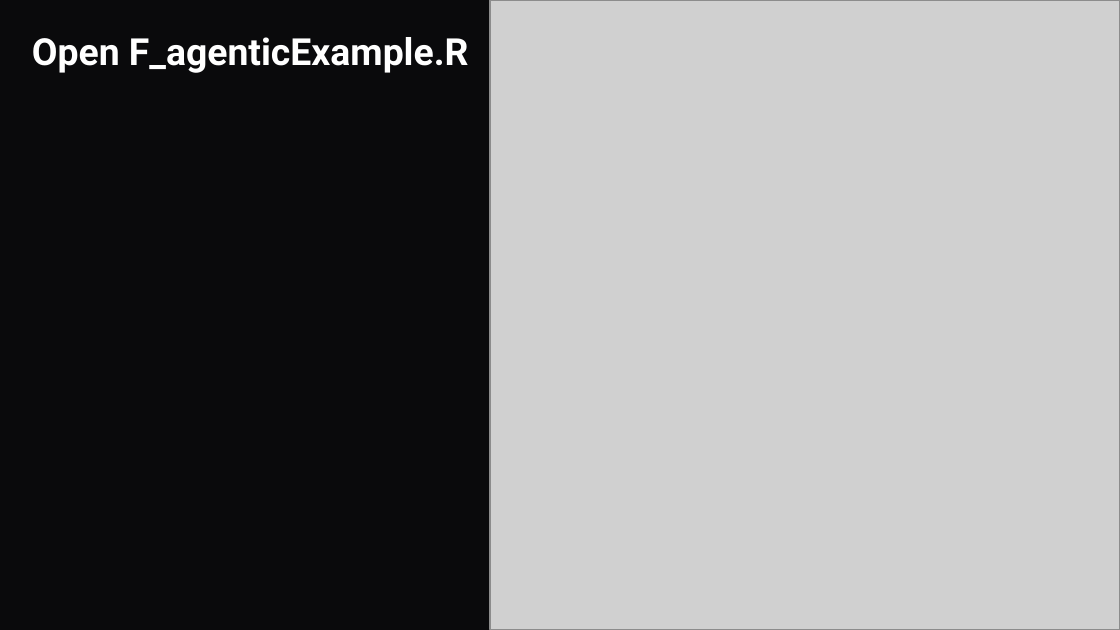
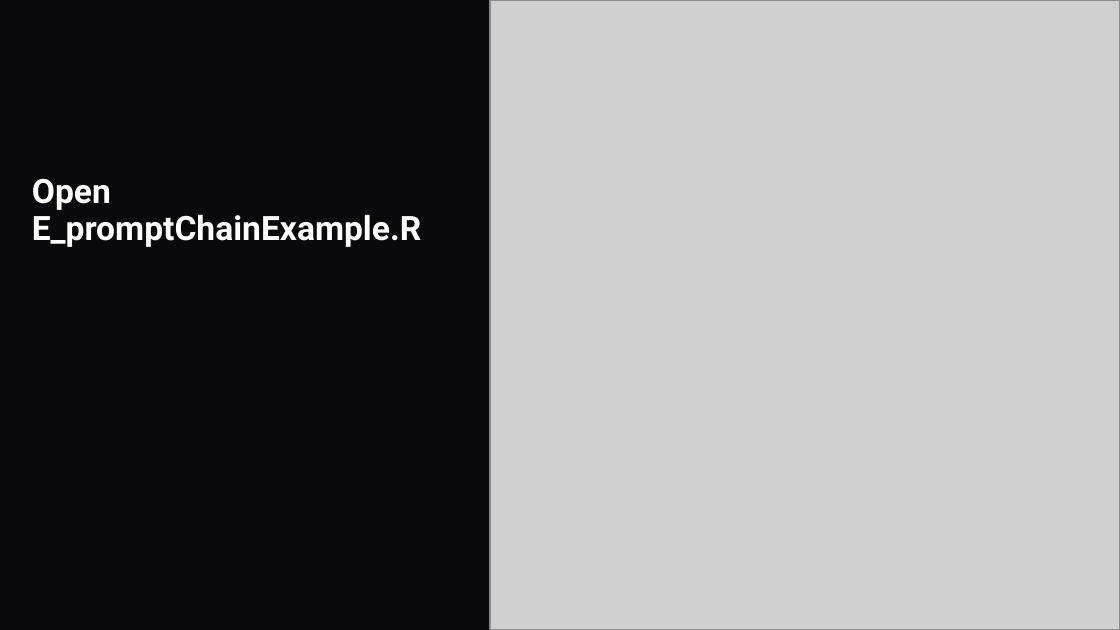
Before and after one commit to kwartler/GSERM_2025, a slide deck: slide 4 of lessons/Day5/A_Agents_LLMs.pptx. Drawn at 1120x630 pixels with LibreOffice and Linux fonts; fonts in the diff are those of the drawing; grey boxes stand for pictures. Boxes give left, top, right and bottom in pixels: in the first picture for what was removed or moved away, otherwise in the second. Text is boxed around its words. In the diff, an @@ line names an element or a change of style, - is before the commit and + after.

```diff
--- a/lessons/Day5/A_Agents_LLMs.pptx
+++ b/lessons/Day5/A_Agents_LLMs.pptx
@@ title at (32, 178, 421, 247): text changed; size 24 to 21.6 pt @@
-Open F_agenticExample.R
+Open E_promptChainExample.R
```
Also in this commit, not shown: 3 other slides changed, 1 slide removed.
